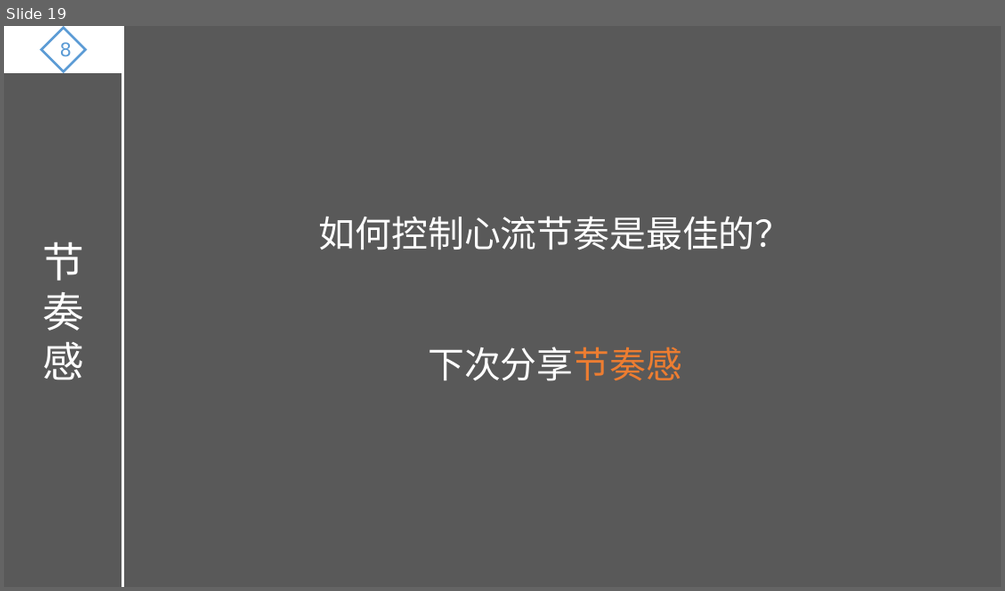
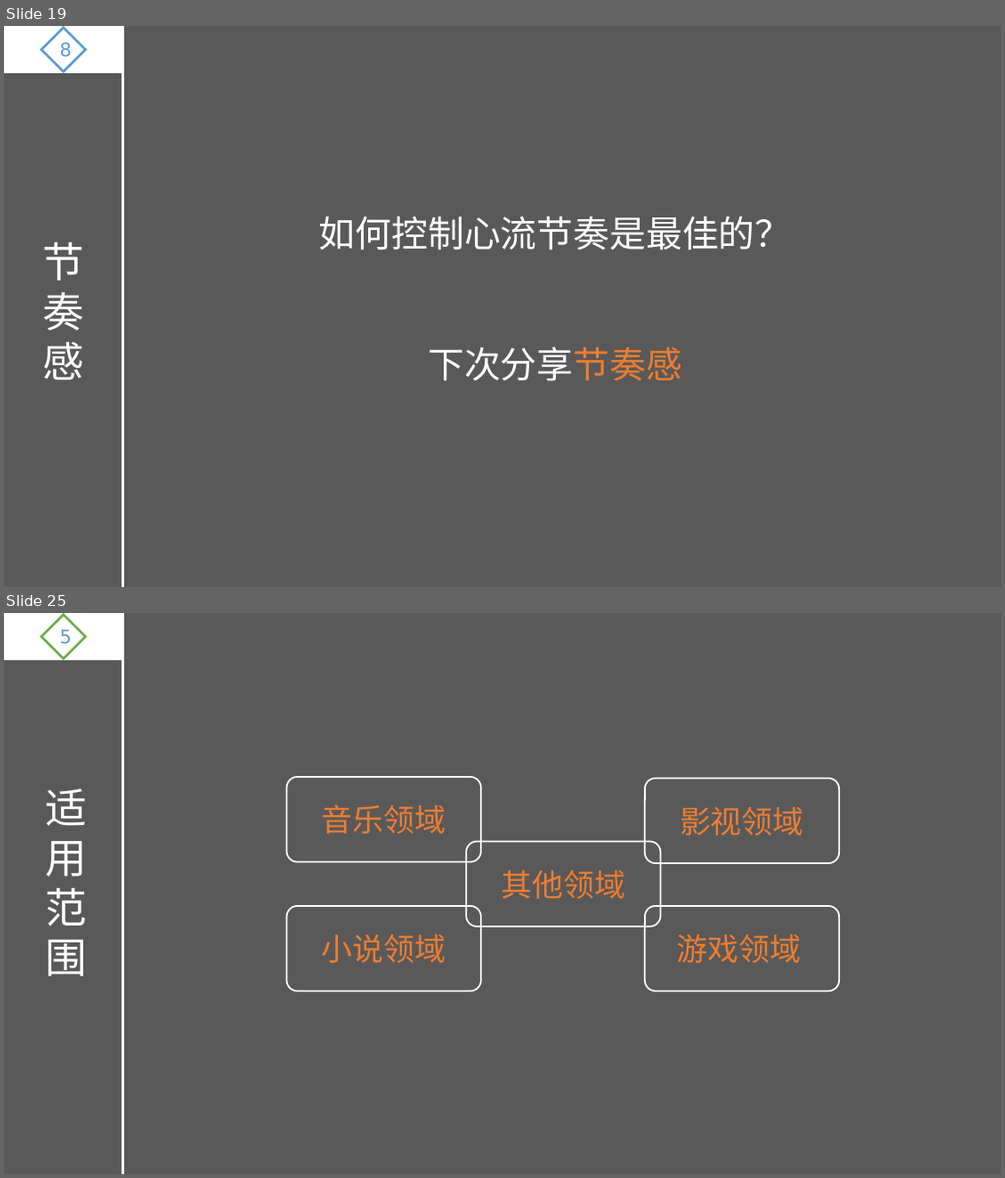
Before and after one commit to ThreePeopleGame/Death, a slide deck: Share/游戏设计理论.pptx. Shown one above the other, each under a label of ours: slide 19 before the commit, slides 19 and 25 after it; the slides between them are not shown. The pictures are 1005x591 and 1005x1178 pixels, drawn with LibreOffice and Linux fonts; fonts in the diff are those of the drawing. Boxes give left, top, right and bottom in pixels: in the first picture for what was removed or moved away, otherwise in the second. Text is boxed around its words. In the diff, an @@ line names an element or a change of style, - is before the commit and + after.

```diff
--- a/Share/游戏设计理论.pptx
+++ b/Share/游戏设计理论.pptx
@@ slide 25 added at [4, 613, 1001, 1174], background #595959 @@
@@ rectangle added at [4, 613, 123, 660], fill #FFFFFF, outline #FFFFFF 1.5 pt @@
@@ diamond added at [41, 615, 86, 658], outline #70AD47 2.25 pt, 18 pt, text #5B9BD5 @@
+5
@@ line added from (123, 613) to (123, 1174), #FFFFFF 2.25 pt @@
@@ text added at [45, 788, 87, 976], 40 pt, text #FFFFFF @@
+适用范围
@@ rounded rectangle added at [287, 777, 481, 862], outline #FFFFFF 1.5 pt, 30 pt, text #ED7D31 @@
+音乐领域
@@ rounded rectangle added at [645, 779, 840, 863], outline #FFFFFF 1.5 pt, 30 pt, text #ED7D31 @@
+影视领域
@@ rounded rectangle added at [466, 841, 661, 926], outline #FFFFFF 1.5 pt, 30 pt, text #ED7D31 @@
+其他领域
@@ rounded rectangle added at [287, 906, 481, 991], outline #FFFFFF 1.5 pt, 30 pt, text #ED7D31 @@
+小说领域
@@ rounded rectangle added at [645, 906, 840, 991], outline #FFFFFF 1.5 pt, 30 pt, text #ED7D31 @@
+游戏领域
```
Also in this commit, not shown: 5 other slides added.
